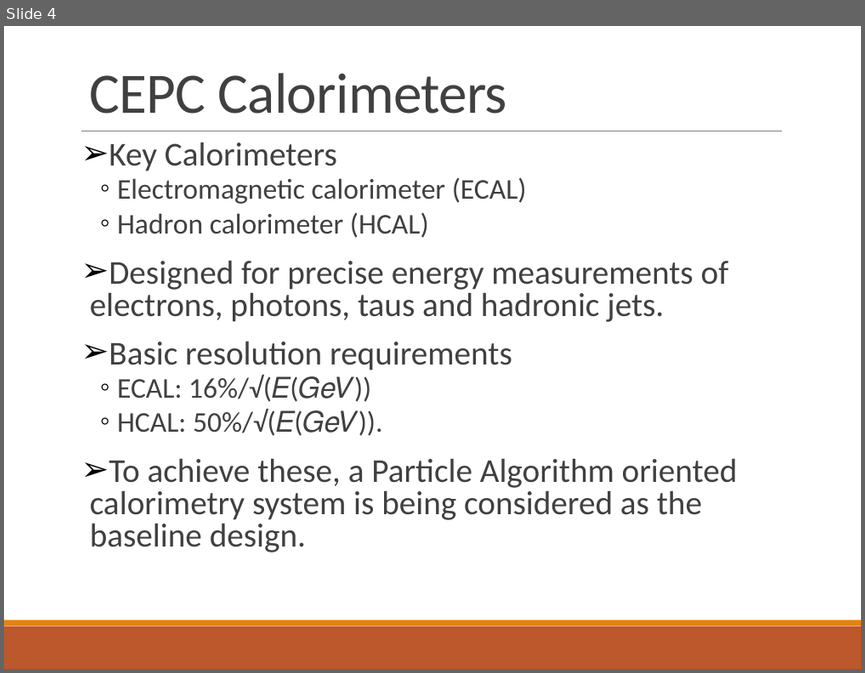
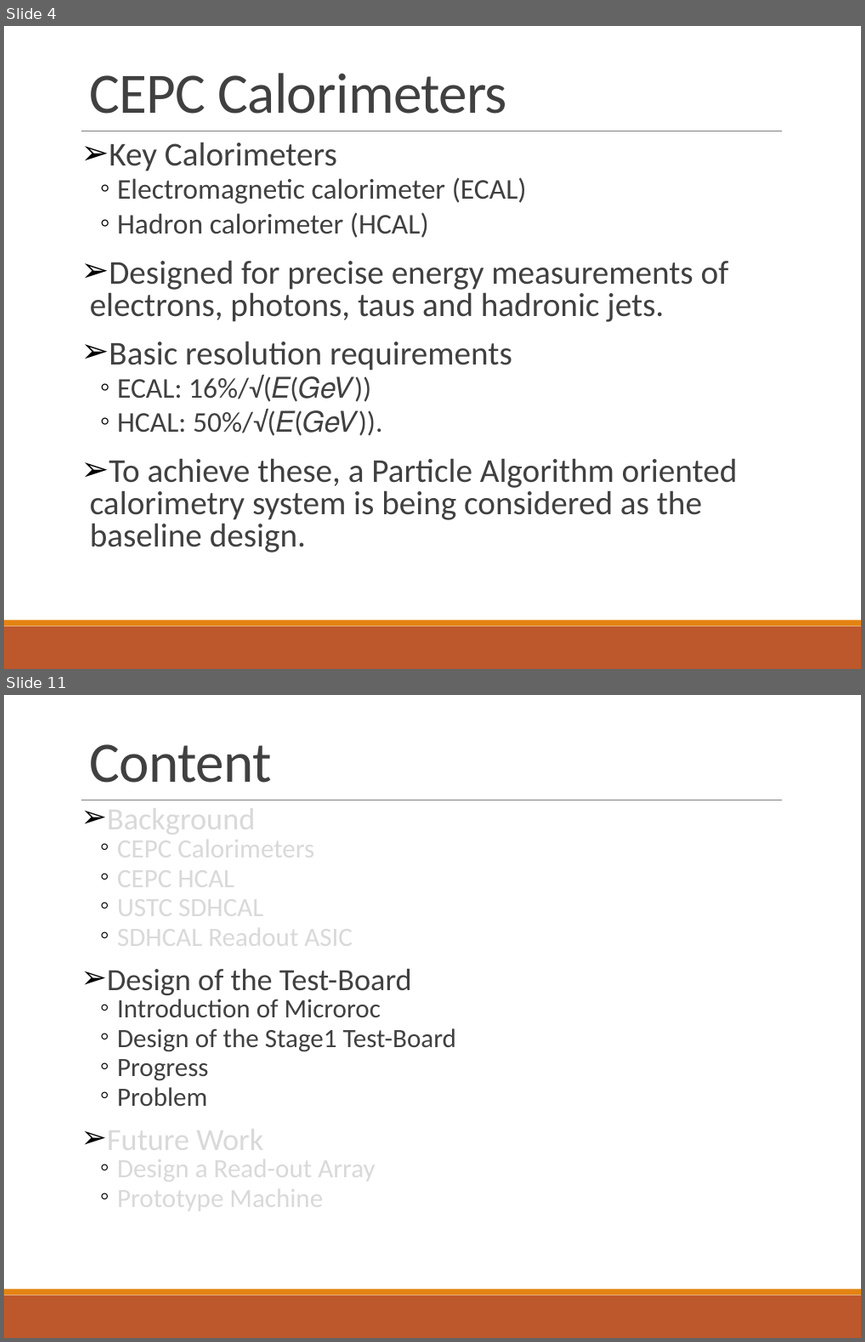
Before and after one commit to wyu0725/SDHCAL_DAQ, a slide deck: Slides/DHCAL_ReadOutElectronics.pptx. Shown one above the other, each under a label of ours: slide 4 before the commit, slides 4 and 11 after it; the slides between them are not shown. The pictures are 865x673 and 865x1342 pixels, drawn with LibreOffice and Linux fonts; fonts in the diff are those of the drawing. Boxes give left, top, right and bottom in pixels: in the first picture for what was removed or moved away, otherwise in the second. Text is boxed around its words. In the diff, an @@ line names an element or a change of style, - is before the commit and + after.

```diff
--- a/Slides/DHCAL_ReadOutElectronics.pptx
+++ b/Slides/DHCAL_ReadOutElectronics.pptx
@@ slide 11 added at [4, 695, 861, 1338], background #FFFFFF; not listed: 3 template elements that a slide beside it also shows @@
@@ title added at [90, 744, 272, 783], 48 pt, text #404040 @@
+Content
@@ text added at [107, 800, 456, 1214], 22.2 pt, text #D9D9D9 @@
+➢ Background
+  ◦ CEPC Calorimeters
+  ◦ CEPC HCAL
+  ◦ USTC SDHCAL
+  ◦ SDHCAL Readout ASIC
+➢ Design of the Test-Board
+  ◦ Introduction of Microroc
+  ◦ Design of the Stage1 Test-Board
+  ◦ Progress
+  ◦ Problem
+➢ Future Work
+  ◦ Design a Read-out Array
+  ◦ Prototype Machine
```
Also in this commit, not shown: 3 slides changed, 5 other slides added.
